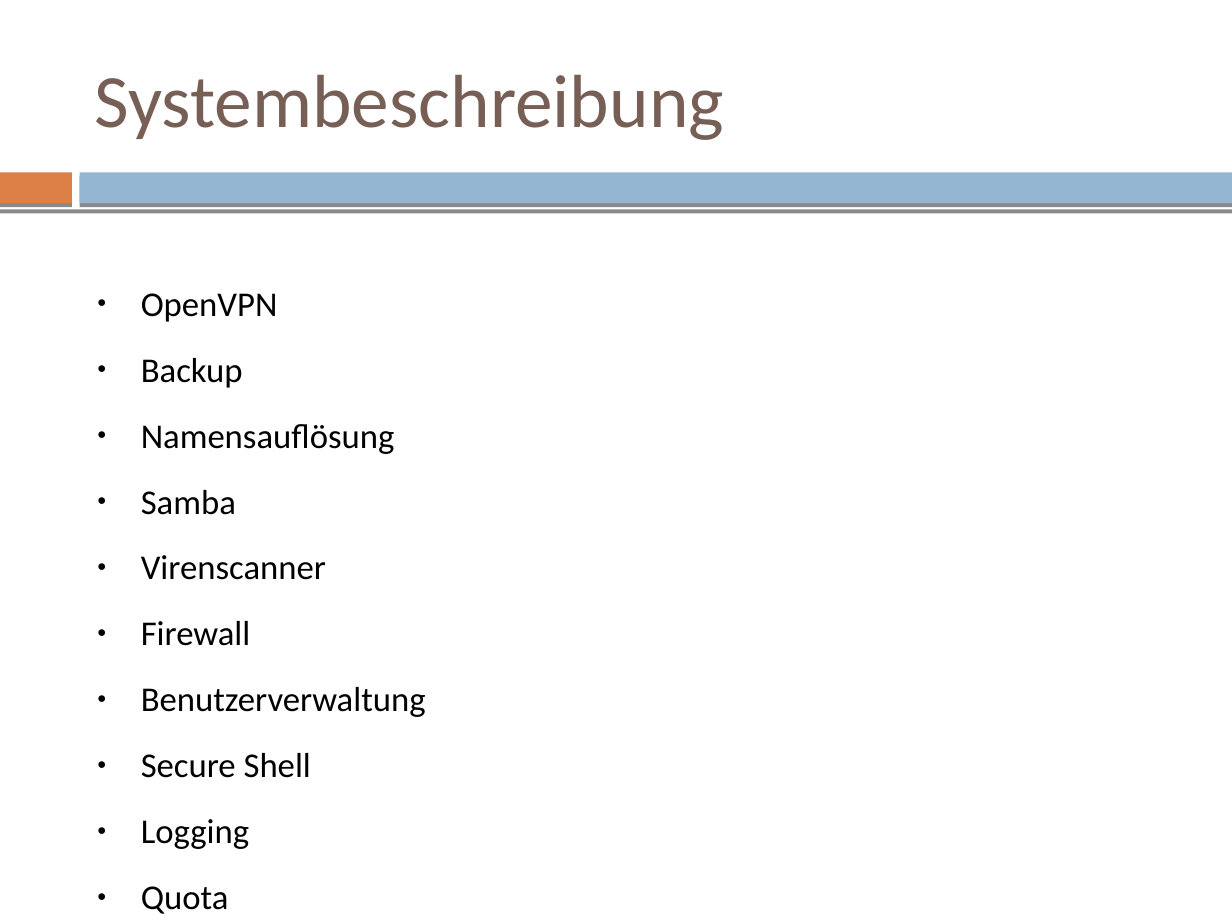
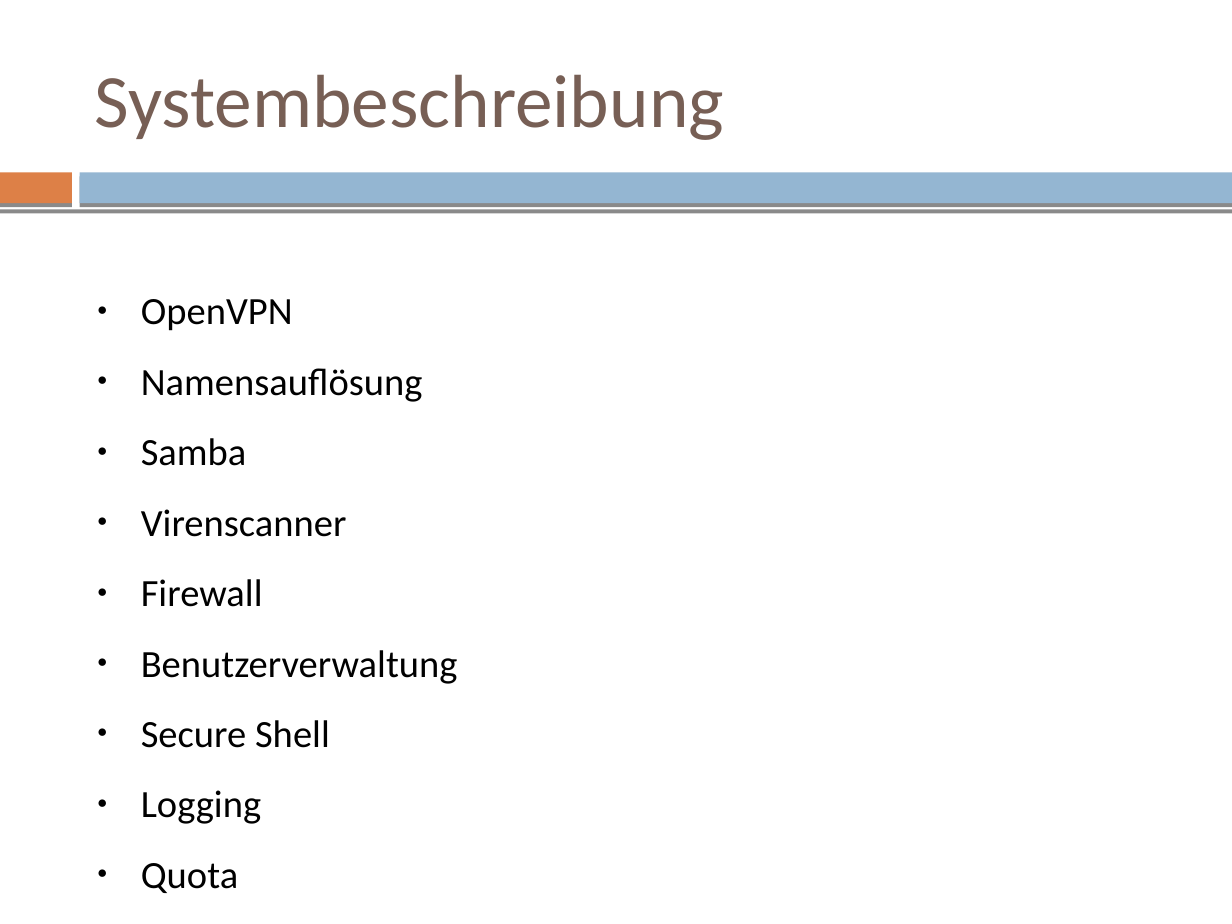
Before and after one commit to mvw/Wilddiebe10, a slide deck: slide 48 of keynote/keynote.odp. Drawn at 1232x924 pixels with LibreOffice and Linux fonts; fonts in the diff are those of the drawing. Boxes give left, top, right and bottom in pixels: in the first picture for what was removed or moved away, otherwise in the second. Text is boxed around its words. In the diff, an @@ line names an element or a change of style, - is before the commit and + after.

Commit message:
keynote: merge samba and vscan

```diff
--- a/keynote/keynote.odp
+++ b/keynote/keynote.odp
@@ text "OpenVPN" at bbox=[141, 299, 458, 824]: size 20.3 to 22.5 pt @@
@@ text at bbox=[141, 358, 243, 388]: paragraph removed @@
-● Backup
```
Also in this commit, not shown: 6 slides added, 1 other file.
